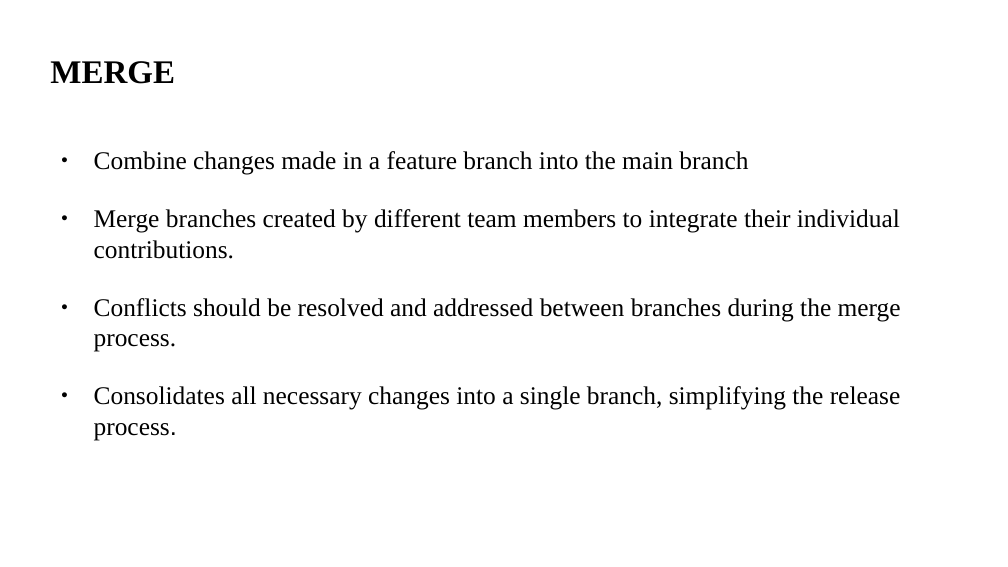
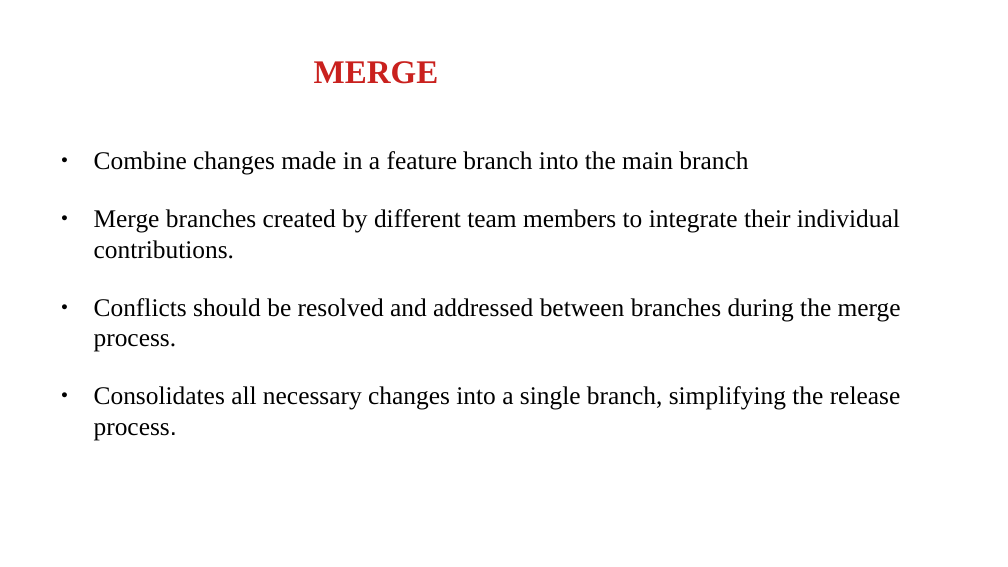
Before and after one commit to anubhavAnora/presentation, a slide deck: slide 8 of Presentation.odp. Drawn at 1008x567 pixels with LibreOffice and Linux fonts; fonts in the diff are those of the drawing. Boxes give left, top, right and bottom in pixels: in the first picture for what was removed or moved away, otherwise in the second. Text is boxed around its words. In the diff, an @@ line names an element or a change of style, - is before the commit and + after.

```diff
--- a/Presentation.odp
+++ b/Presentation.odp
@@ title "MERGE" at [314, 61, 439, 84]: text colour #000000 to #C9211E; alignment left to centre @@
```
Also in this commit, not shown: 13 other slides changed.
